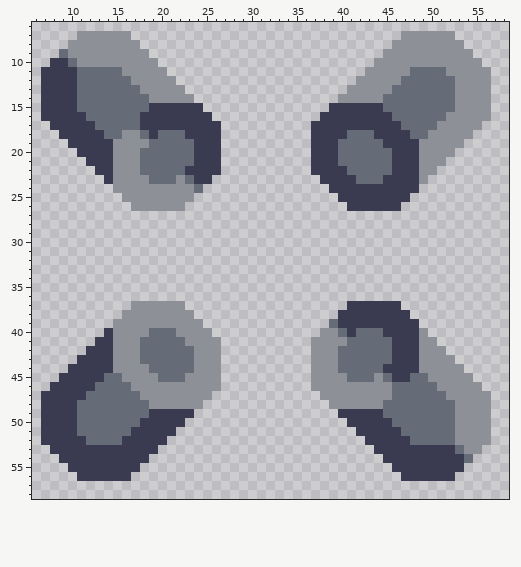
Pixel-art sprite -- assets/sprites/blocks/crafting/lubricant-squeezer-piston-icon.png. The first picture shows the starting point.
The file is 64x64 pixels. Shown: x 6..58, y 6..58.
And afterwards:
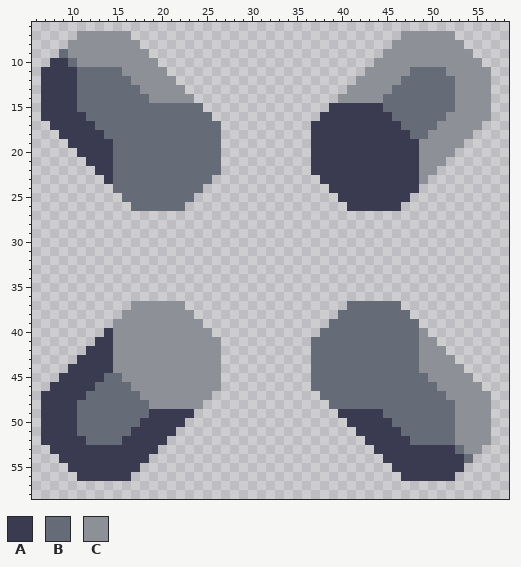
Palette (. is transparent): A #3a3a50  B #666b78  C #8e9097
Edits made:
The edit turns colour B into colour A in row 18 at x 41 to 43; in row 19 at x 40 to 44; in rows 20 to 21 at x 40 to 45; in row 22 at x 41 to 45; in row 23 at x 42 to 44.
The edit turns colour A into colour B in row 15 at x 19 to 24; in row 16 at x 18 to 25; in row 17 at x 18 to 26; in row 18 at x 19 and 23 to 26; in rows 19 to 21 at x 24 to 26; in row 22 at x 23 to 26.
The edit turns colour A into colour B in row 23 at x 24 to 25; in row 37 at x 41 to 46; in row 38 at x 40 to 47; in row 39 at x 40 to 48; in row 40 at x 41 and 45 to 48; in rows 41 to 43 at x 46 to 48.
The edit turns colour A into colour B in row 44 at x 45 to 48; in row 45 at x 46 to 47.
The edit turns colour C into colour B in row 18 at x 16 to 17; in row 19 at x 15 to 18; in rows 20 to 22 at x 15 to 17; in row 23 at x 15 to 18 and 22; in row 24 at x 15 to 23; in row 25 at x 16 to 23.
The edit turns colour C into colour B in row 26 at x 17 to 22; in row 40 at x 38 to 39; in row 41 at x 37 to 40; in rows 42 to 44 at x 37 to 39; in row 45 at x 37 to 40 and 44; in row 46 at x 37 to 45.
The edit turns colour C into colour B in row 47 at x 38 to 45; in row 48 at x 39 to 44.
The edit turns colour B into colour C in row 40 at x 19 to 21; in row 41 at x 18 to 22; in rows 42 to 43 at x 18 to 23; in row 44 at x 19 to 23; in row 45 at x 20 to 22.
